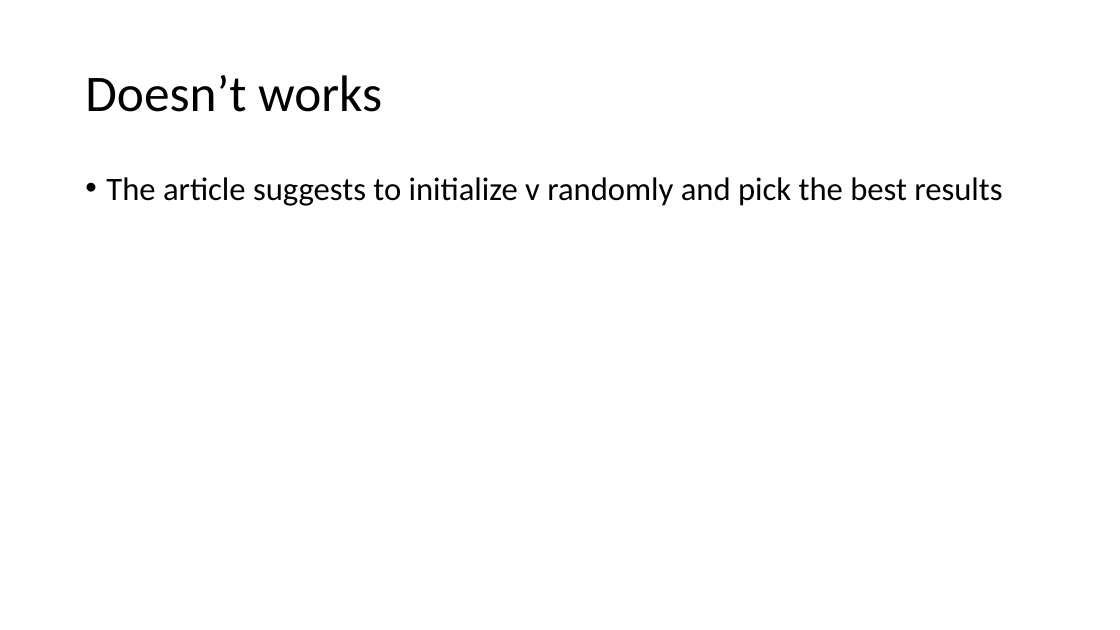
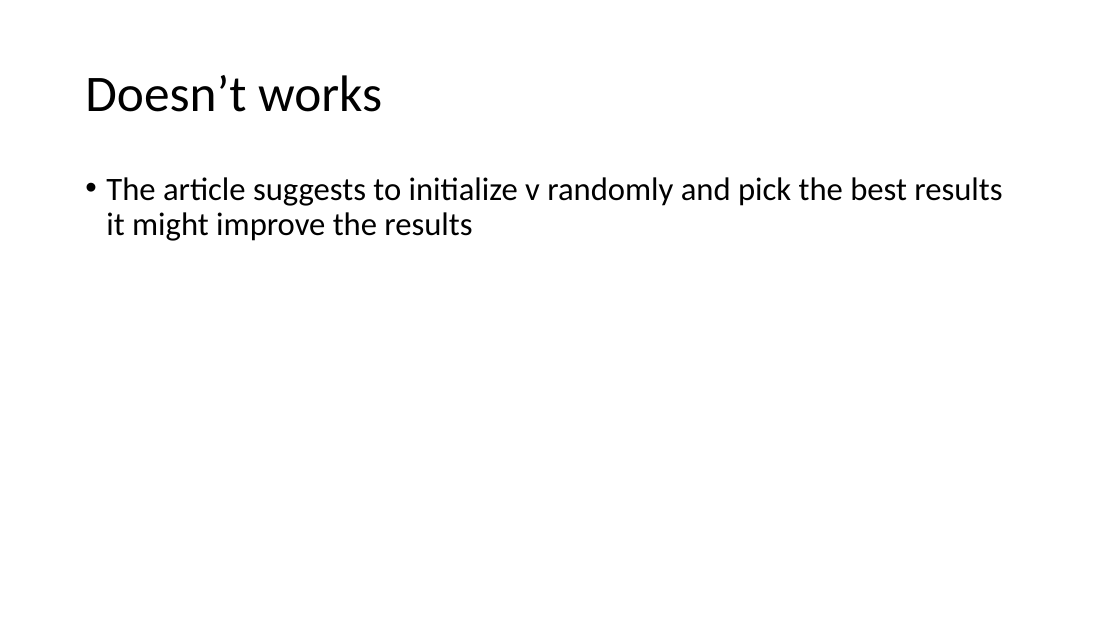
Before and after one commit to tsachiblau/geometricComputerVisionProject, a slide deck: slide 13 of Presentation.pptx (slide 12 before the commit). Drawn at 1120x630 pixels with LibreOffice and Linux fonts; fonts in the diff are those of the drawing. Boxes give left, top, right and bottom in pixels: in the first picture for what was removed or moved away, otherwise in the second. Text is boxed around its words. In the diff, an @@ line names an element or a change of style, - is before the commit and + after.

Commit message:
update

```diff
--- a/Presentation.pptx
+++ b/Presentation.pptx
@@ text at (106, 177, 1002, 241): text changed @@
-• The article suggests to initialize v randomly and pick the best results
+• The article suggests to initialize v randomly and pick the best results
+  it might improve the results
```
Also in this commit, not shown: 3 other slides changed, 1 slide added.
